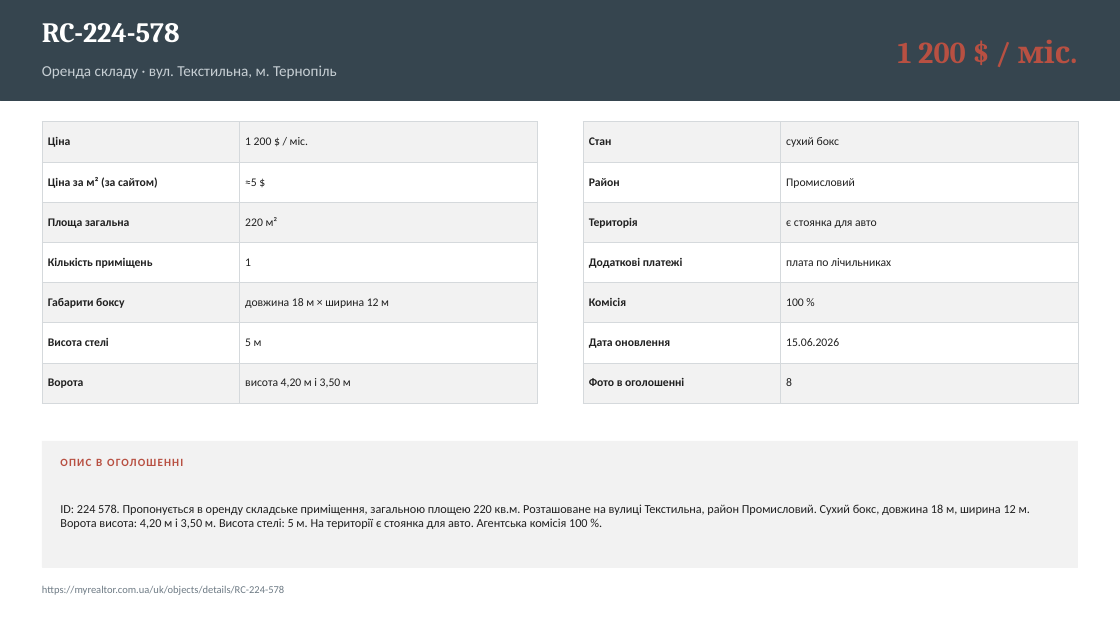
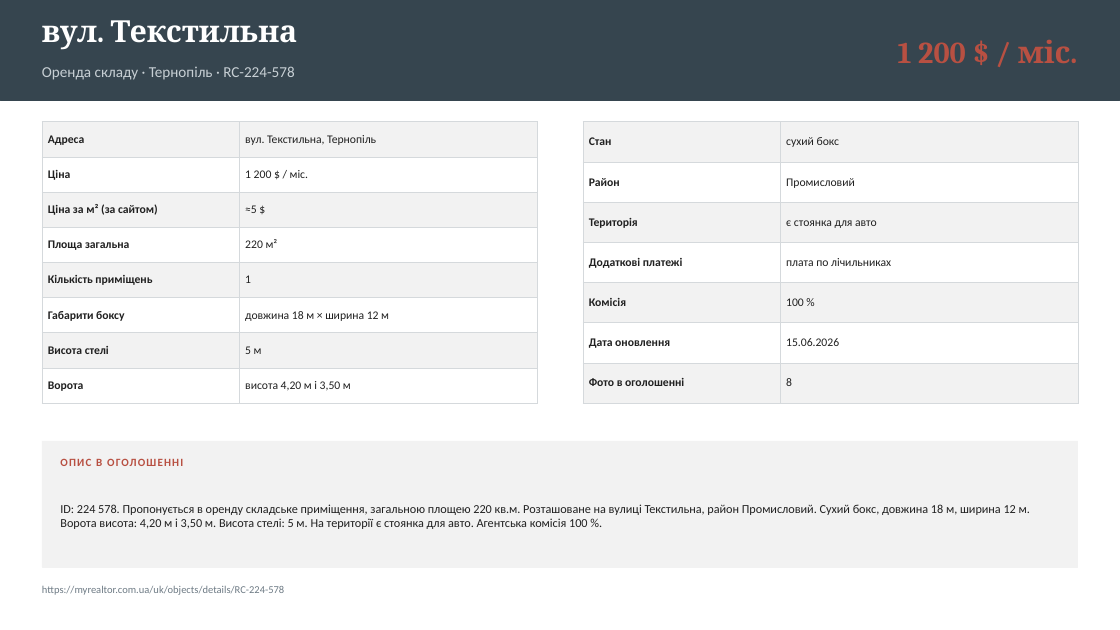
Before and after one commit to IllyaChaplygin/Chaplygin-Illya, a slide deck: slide 9 of Sklady-Ternopil-4-obiekty.pptx. Drawn at 1120x630 pixels with LibreOffice and Linux fonts; fonts in the diff are those of the drawing. Boxes give left, top, right and bottom in pixels: in the first picture for what was removed or moved away, otherwise in the second. Text is boxed around its words. In the diff, an @@ line names an element or a change of style, - is before the commit and + after.

```diff
--- a/Sklady-Ternopil-4-obiekty.pptx
+++ b/Sklady-Ternopil-4-obiekty.pptx
@@ text at [42, 20, 298, 50]: text changed; size 24 to 26 pt @@
-RC-224-578
+вул. Текстильна
@@ text at [42, 66, 294, 80]: text changed @@
-Оренда складу · вул. Текстильна, м. Тернопіль
+Оренда складу · Тернопіль · RC-224-578
@@ table at [42, 122, 538, 395] @@
+row 1: Адреса | вул. Текстильна, Тернопіль
```
Also in this commit, not shown: 16 other slides changed.
